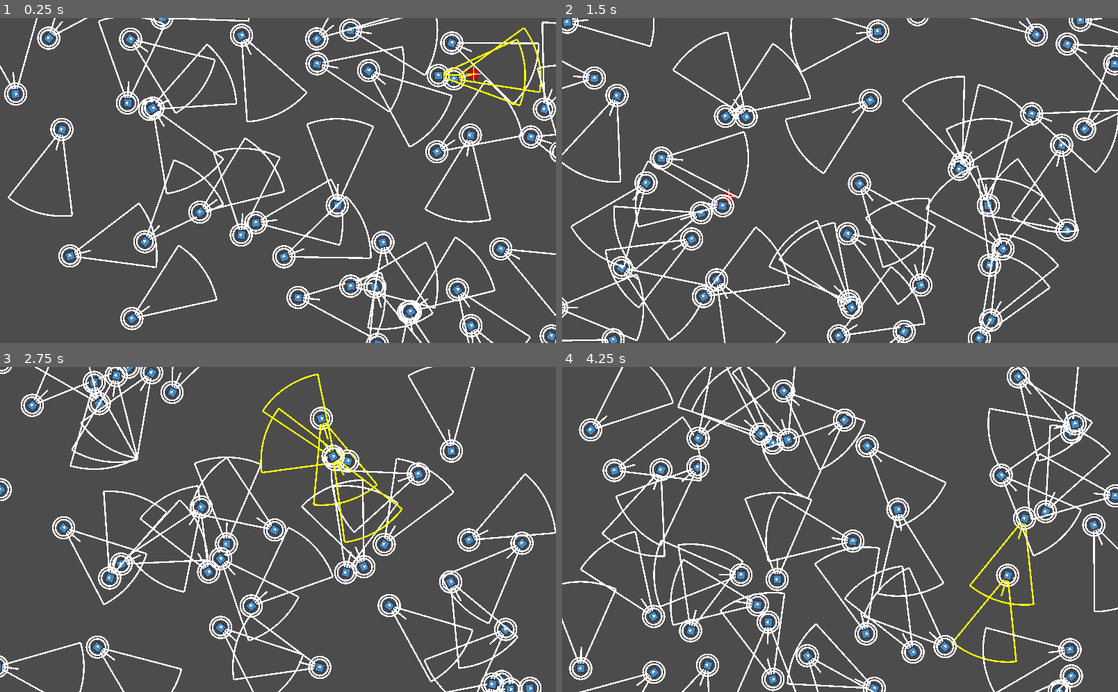
Above: before the commit, frames 1-4 (two rows, left to right).
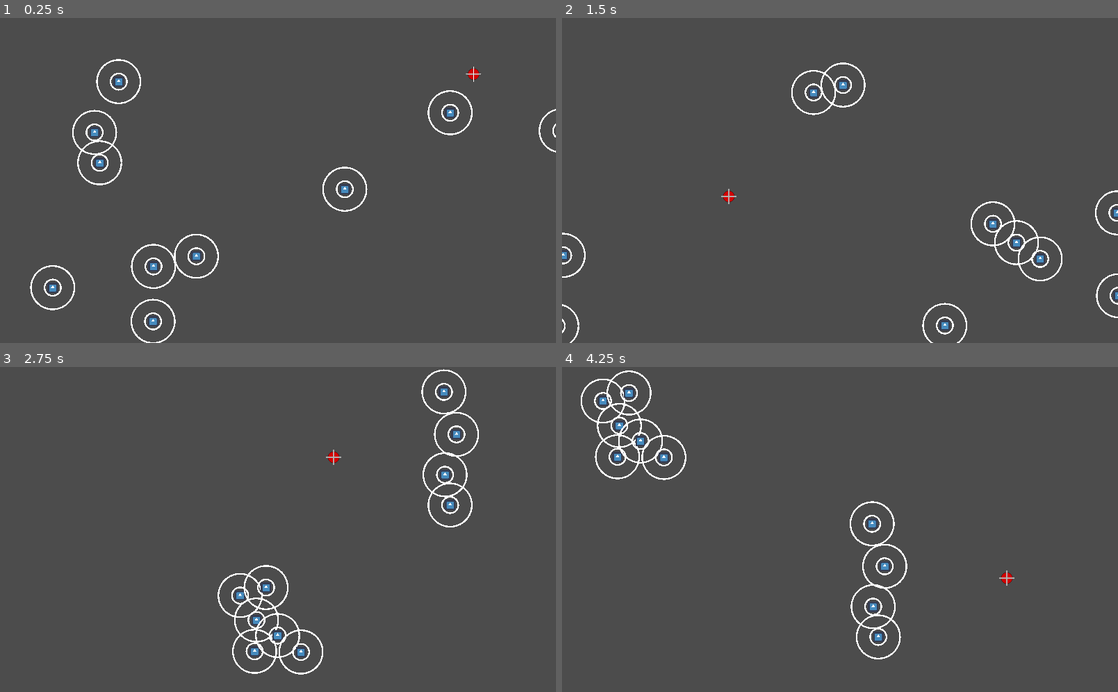
Above: after the commit, the same moments.

Repository: AndreaTerenz/BOIDS
Game: Godot game, scene res://scenes/Main.tscn
Two runs of this game, one before a commit and one after it. Both use one fixed random seed, a clock stepped at 60 frames per second and the inputs below. The engine's default icon, where the game draws it, is replaced by a stand-in: a white triangle on a blue panel in a dark square.
Inputs (mouse positions are in pixels of both pictures, inside the frame that each line leads up to):
- Up to frame 1 (0.25 s): no input
- Up to frame 2 (1.5 s): move the mouse to (962, 164) at 0.52 s; click (962, 164) at 0.67 s; move the mouse to (728, 196) at 1.27 s; click (728, 196) at 1.42 s
- Up to frame 3 (2.75 s): move the mouse to (333, 458) at 2.02 s; click (333, 458) at 2.17 s
- Up to frame 4 (4.25 s): move the mouse to (812, 594) at 2.77 s; click (812, 594) at 2.92 s; move the mouse to (1006, 578) at 3.52 s; click (1006, 578) at 3.67 s

The runs differ from the first frame. In frame 1, 12% of the frame differs, in the area x 0-100%, y 0-100%; in frame 2, 12%; in frame 3, 12%; in frame 4, 13%.

Commit message:
Started implementing a Flock class to manage the boids as a...well...flock

Diff:
--- a/project.godot
+++ b/project.godot
@@ -12,10 +12,16 @@
 "base": "Node2D",
 "class": "Boid",
 "language": "GDScript",
-"path": "res://scripts/boidController.gd"
+"path": "res://scripts/BoidController.gd"
+}, {
+"base": "Node2D",
+"class": "Flock",
+"language": "GDScript",
+"path": "res://scripts/FlockController.gd"
 } ]
 _global_script_class_icons={
-"Boid": ""
+"Boid": "",
+"Flock": ""
 }
 
 [application]
--- a/scenes/Boid.tscn
+++ b/scenes/Boid.tscn
@@ -1,16 +1,7 @@
-[gd_scene load_steps=3 format=2]
+[gd_scene load_steps=2 format=2]
 
 [ext_resource path="res://icon.png" type="Texture" id=1]
-[ext_resource path="res://scripts/boidController.gd" type="Script" id=2]
 
-[node name="Boid" type="Node2D"]
-script = ExtResource( 2 )
-MAX_SPEED = 3.8
-MAX_FORCE = 0.85
-ALIGNMENT_RADIUS = 20.0
-COHESION_RADIUS = 40.0
-DEFAULT_MODE = 0
-
-[node name="Sprite" type="Sprite" parent="."]
+[node name="Sprite" type="Sprite"]
 scale = Vector2( 0.297309, 0.297309 )
 texture = ExtResource( 1 )
--- a/scenes/Main.tscn
+++ b/scenes/Main.tscn
@@ -1,7 +1,8 @@
-[gd_scene load_steps=3 format=2]
+[gd_scene load_steps=4 format=2]
 
 [ext_resource path="res://assets/target.png" type="Texture" id=1]
 [ext_resource path="res://scripts/Main.gd" type="Script" id=2]
+[ext_resource path="res://scripts/FlockController.gd" type="Script" id=3]
 
 [node name="Main" type="Node2D"]
 script = ExtResource( 2 )
@@ -13,3 +14,8 @@
 
 [node name="Start" type="Position2D" parent="."]
 position = Vector2( 163.096, 421.577 )
+
+[node name="Flock" type="Node2D" parent="."]
+script = ExtResource( 3 )
+target = NodePath("../Target")
+boidsCount = 10
--- a/scripts/boidController.gd
+++ b/scripts/BoidController.gd
@@ -3,6 +3,8 @@
 extends Node2D
 
 enum BOID_MODE { SEEK, FLEE, WANDER, DRIFT }
+
+const BOID_SCENE : PackedScene = preload("res://scenes/Boid.tscn")
 
 export(float, 0.1, 12, 0.1) var MAX_SPEED = 5
 export(float, 0.05, 2, 0.05) var MAX_FORCE = 1
@@ -20,7 +22,6 @@
 export(float, 1, 40, 0.1) var WANDER_RADIUS = 12
 export(float, 5, 200, 0.5) var WANDER_DISTANCE = 40
 
-export(BOID_MODE) var DEFAULT_MODE = BOID_MODE.WANDER
 export(bool) var SHOW_DEBUG = true
 export(bool) var KEEP_SEARCHING = true
 
@@ -32,7 +33,7 @@
 var actualFOVAngle : float = 0
 var wanderAngle : float = 0
 var id : int = -1
-var others = []
+var parent : Node = null
 
 var lastTargetPos : Vector2
 var target : Node
@@ -40,9 +41,10 @@
 
 onready var screen_size = get_viewport_rect().size + Vector2(10, 10)
 
-func setup(pos : Vector2, i : int, t : Node = null, m = DEFAULT_MODE):
+func _init(pos : Vector2, i : int, t : Node, prnt : Node, m) -> void:
 	self.position = pos
 	self.id = i
+	self.parent = prnt
 	self.target = t
 	self.mode = m
 	self.lastTargetPos = self.position
@@ -50,6 +52,10 @@
 	if (self.mode == BOID_MODE.DRIFT):
 		self.velocity = Vector2(MAX_SPEED, 0).rotated(randf()*2*PI)
 	self.actualFOVAngle = FOV_ANGLE*(PI/2)
+
+	var scene : Node = BOID_SCENE.instance()
+	self.add_child(scene)
+
 	initNoise()
 
 func initNoise() -> void:
@@ -57,9 +63,6 @@
 	self.wanderAngleNoise.seed = randi()
 	self.wanderAngleNoise.octaves = 3
 	self.wanderAngleNoise.period = 15.0
-
-func setOthers(o = []) -> void:
-	self.others = o
 
 func _process(_delta: float) -> void:
 	getTargetPos()
@@ -69,8 +72,10 @@
 	update()
 
 func _draw() -> void:
+	var othersCount = self.parent.get_children().size()
+
 	if (SHOW_DEBUG):
-		if (others.size() > 1):
+		if (othersCount > 1):
 			draw_empty_circle(Vector2.ZERO, SEPARATION_RADIUS, Color.white, 3)
 			draw_empty_circle(Vector2.ZERO, ALIGNMENT_RADIUS, Color.white, 3)
 
@@ -93,6 +98,9 @@
 				draw_line(Vector2.ZERO, p.rotated(-self.actualFOVAngle), col, 3)
 				draw_arc(Vector2.ZERO, FOV_RADIUS, -self.actualFOVAngle, self.actualFOVAngle, 30, col, 3)
 
+	var rectSide = 7
+	draw_rect(Rect2(-rectSide, -rectSide, rectSide*2, rectSide*2), Color.aquamarine)
+
 func draw_empty_circle(center : Vector2, radius : float, color : Color, thickness : float = 1.0) -> void:
 	draw_arc(center, radius, 0, 2*PI, 80, color, thickness)
 
@@ -122,11 +130,12 @@
 	return output.clamped(MAX_FORCE)
 
 func getCohesion() -> Vector2:
+	var others = self.parent.get_children()
 	var cohRadSQ : float = pow(COHESION_RADIUS*2, 2)
 	var output : Vector2 = Vector2.ZERO
 	var count : int = 0
 
-	for o in self.others:
+	for o in others:
 		var dist = o.position.distance_squared_to(self.position)
 		if (o.id != self.id) and (dist <= cohRadSQ):
 			output += o.position
@@ -139,11 +148,12 @@
 	return output
 
 func getAlignment() -> Vector2:
+	var others = self.parent.get_children()
 	var alRadSQ : float = pow(ALIGNMENT_RADIUS*2, 2)
 	var output : Vector2 = Vector2.ZERO
 	var count : int = 0
 
-	for o in self.others:
+	for o in others:
 		var dist = o.position.distance_squared_to(self.position)
 		if (o.id != self.id) and (dist <= alRadSQ):
 			output += o.velocity
@@ -157,11 +167,12 @@
 	return output
 
 func getSeparation() -> Vector2:
+	var others = self.parent.get_children()
 	var sepRadSQ : float = pow(SEPARATION_RADIUS*2, 2)
 	var output : Vector2 = Vector2.ZERO
 	var count : int = 0
 
-	for o in self.others:
+	for o in others:
 		var dist = o.position.distance_squared_to(self.position)
 		if (o.id != self.id) and (dist <= sepRadSQ):
 			var diff : Vector2 = (self.position - o.position).normalized()
--- /dev/null
+++ b/scripts/FlockController.gd
@@ -0,0 +1,17 @@
+class_name Flock
+
+extends Node2D
+
+enum BOID_MODE { SEEK, FLEE, WANDER, DRIFT }
+
+export(NodePath) var target : NodePath
+export(BOID_MODE) var mode = BOID_MODE.DRIFT
+export(int, 1, 250, 1) var boidsCount = 1
+
+onready var bounds : Vector2 = get_viewport_rect().size
+
+func _ready() -> void:
+	for i in range(0, self.boidsCount):
+		var startPos : Vector2 = Vector2(rand_range(0, self.bounds.x), rand_range(0, self.bounds.y))
+		var b : Boid = Boid.new(startPos, i, get_node(target), self, mode)
+		self.add_child(b)
--- a/scripts/Main.gd
+++ b/scripts/Main.gd
@@ -1,23 +1,10 @@
 extends Node2D
-
-export(PackedScene) var boidScene = preload("res://scenes/Boid.tscn")
 
 onready var screen_size = get_viewport_rect().size
 
 func _ready() -> void:
 	randomize()
 
-	var boids = []
-	#Shouldn't be more than 250
-	for i in range(0, 40):
-		var boid : Boid = boidScene.instance()
-		self.add_child(boid)
-		boid.setup(Vector2(rand_range(0, screen_size.x), rand_range(0, screen_size.y)), i, $Target)
-		boids.append(boid)
-
-	for b in boids:
-		b.setOthers(boids)
-
 func _input(_event: InputEvent) -> void:
 	if Input.is_mouse_button_pressed(1):
 		$Target.position = get_global_mouse_position()
